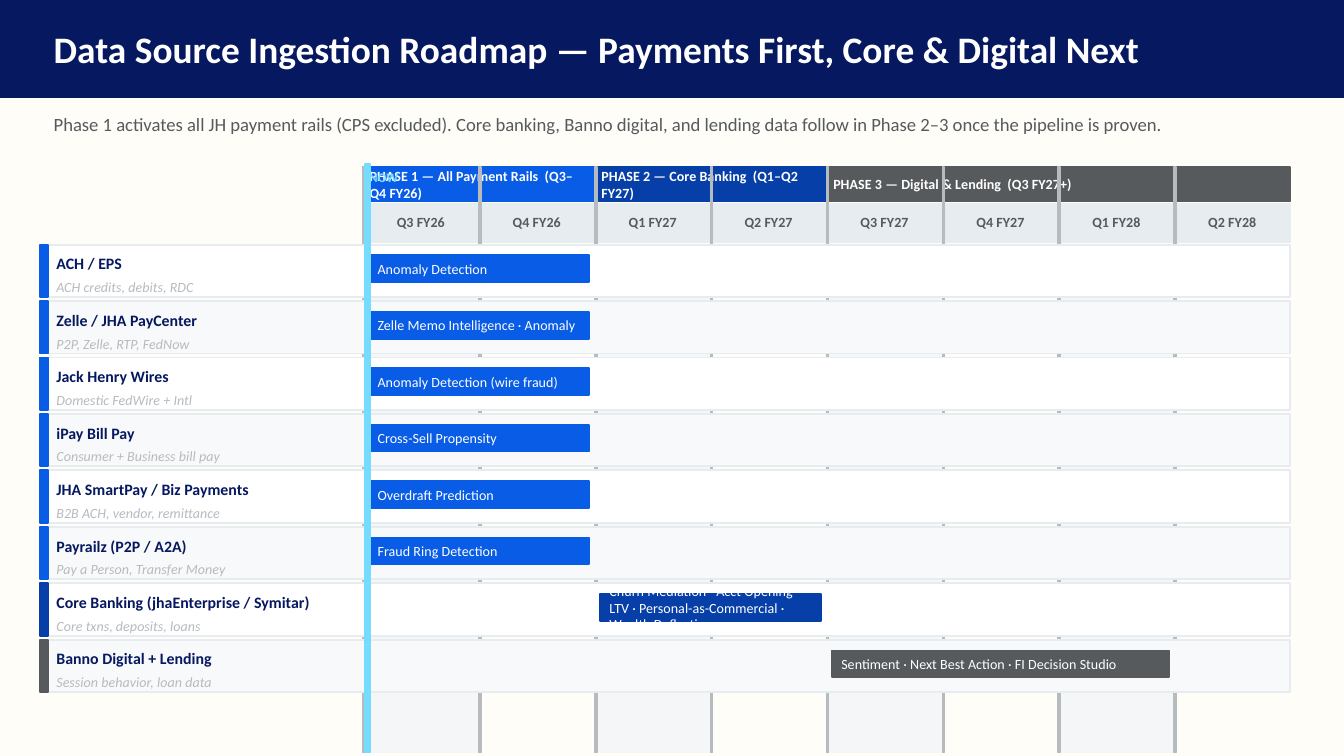
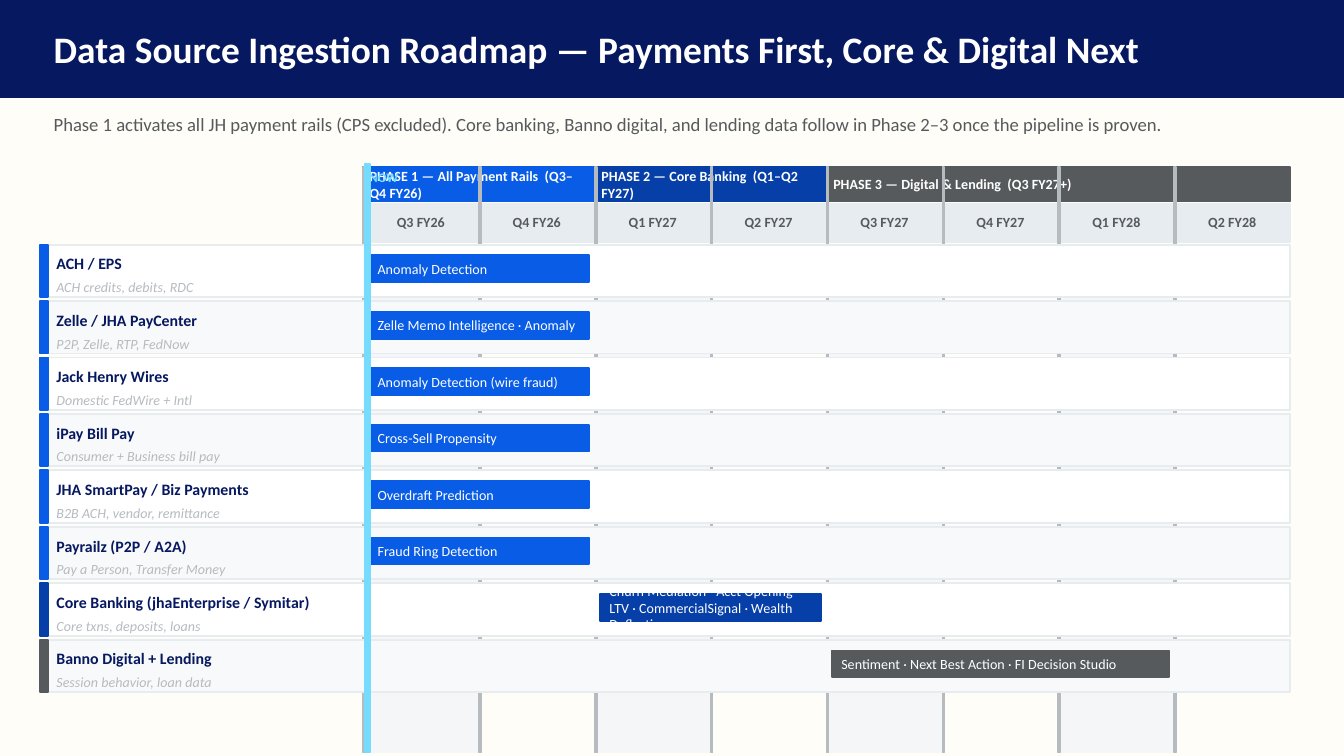
Before and after one commit to MonkeyWrenchGang/jhai_presentations, a slide deck: slide 21 of JH_DS_Strategy_JHBI.pptx. Drawn at 1344x756 pixels with LibreOffice and Linux fonts; fonts in the diff are those of the drawing. Boxes give left, top, right and bottom in pixels: in the first picture for what was removed or moved away, otherwise in the second. Text is boxed around its words. In the diff, an @@ line names an element or a change of style, - is before the commit and + after.

```diff
--- a/JH_DS_Strategy_JHBI.pptx
+++ b/JH_DS_Strategy_JHBI.pptx
@@ text at [609,593,792,622]: text changed @@
-Churn Mediation · Acct Opening LTV · Personal-as-Commercial · Wealth Deflection
+Churn Mediation · Acct Opening LTV · CommercialSignal · Wealth Deflection
```
Also in this commit, not shown: 6 other slides changed, 1 other file.
